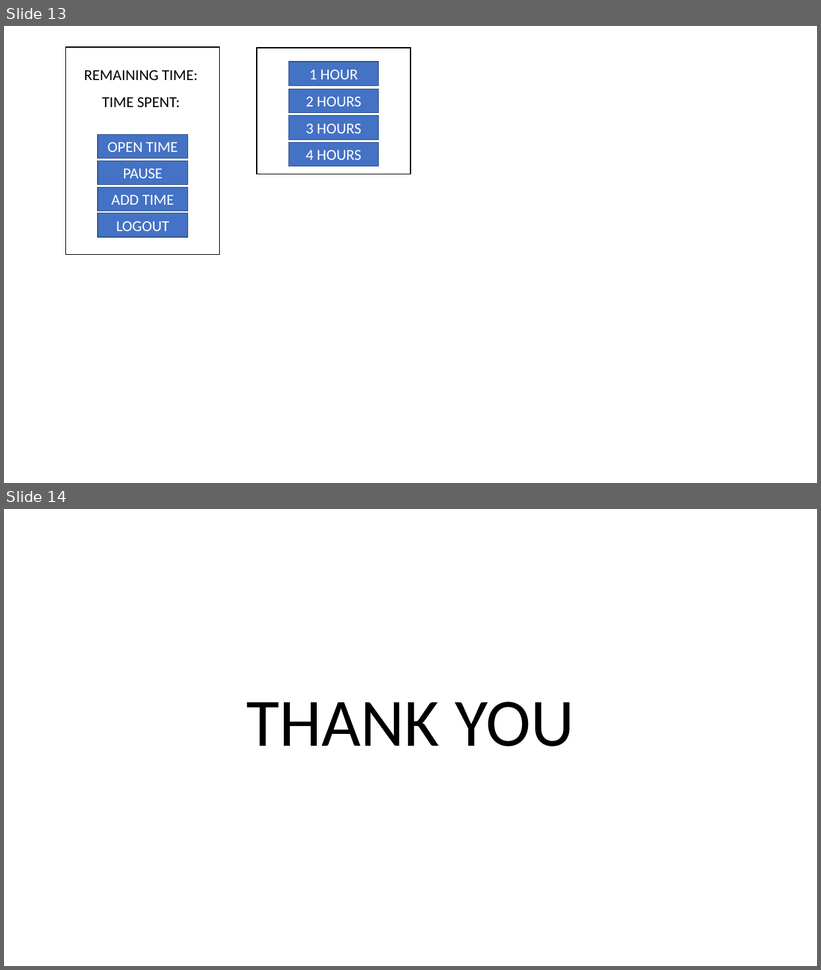
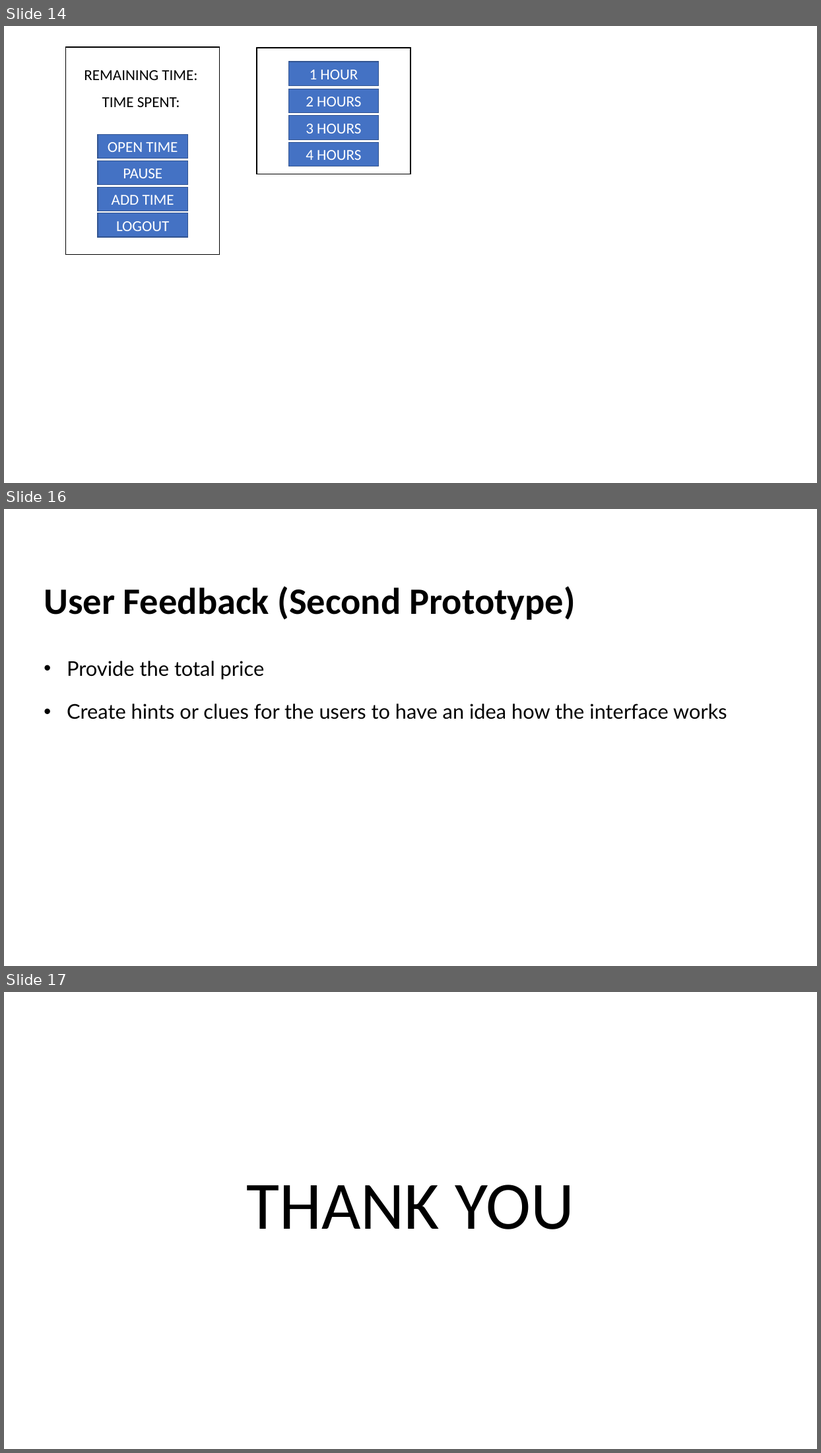
Before and after one commit to dbeler2/userdessf181-A1-dbeler2-jbermudo, a slide deck: userdes.pptx. Shown one above the other, each under a label of ours: slides 13 and 14 before the commit, slides 14, 16 and 17 after it; the slides between them are not shown. The pictures are 821x970 and 821x1453 pixels, drawn with LibreOffice and Linux fonts; fonts in the diff are those of the drawing. Boxes give left, top, right and bottom in pixels: in the first picture for what was removed or moved away, otherwise in the second. Text is boxed around its words. In the diff, an @@ line names an element or a change of style, - is before the commit and + after.

Commit message:
added point of view, user feedback, transcribed user feedback

```diff
--- a/userdes.pptx
+++ b/userdes.pptx
@@ slide 16 added at <box>4,509,817,966</box>, background #FFFFFF @@
@@ text added at <box>44,586,576,620</box>, 44 pt, text #000000, bold @@
+User Feedback (Second Prototype)
@@ text added at <box>67,661,727,720</box>, 24 pt, text #000000 @@
+• Provide the total price
+• Create hints or clues for the users to have an idea how the interface works
@@ what was slide 13 is now slide 14 @@
@@ what was slide 14 is now slide 17 @@
```
Also in this commit, not shown: 2 other slides added, 1 other file.
